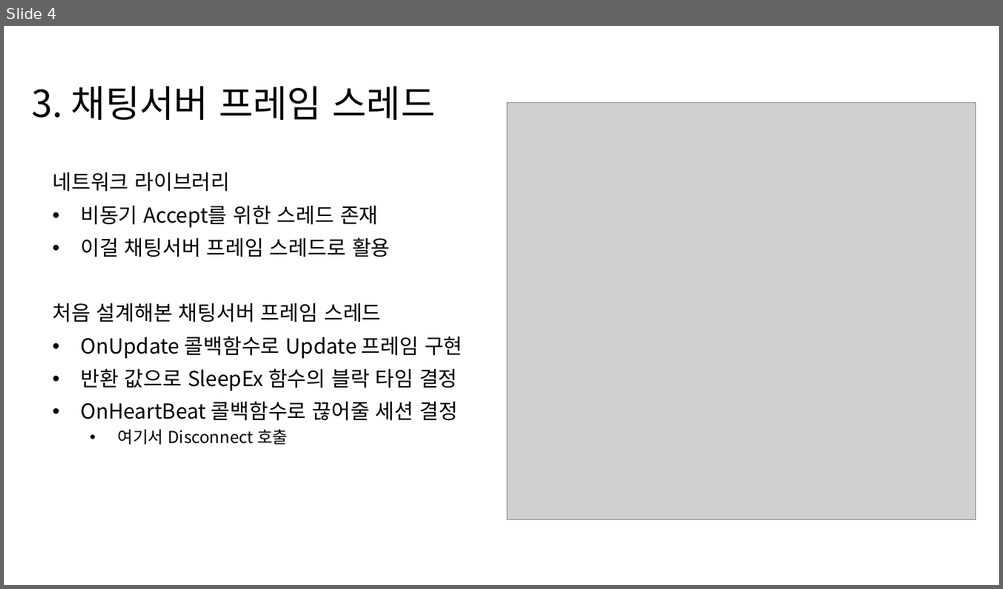
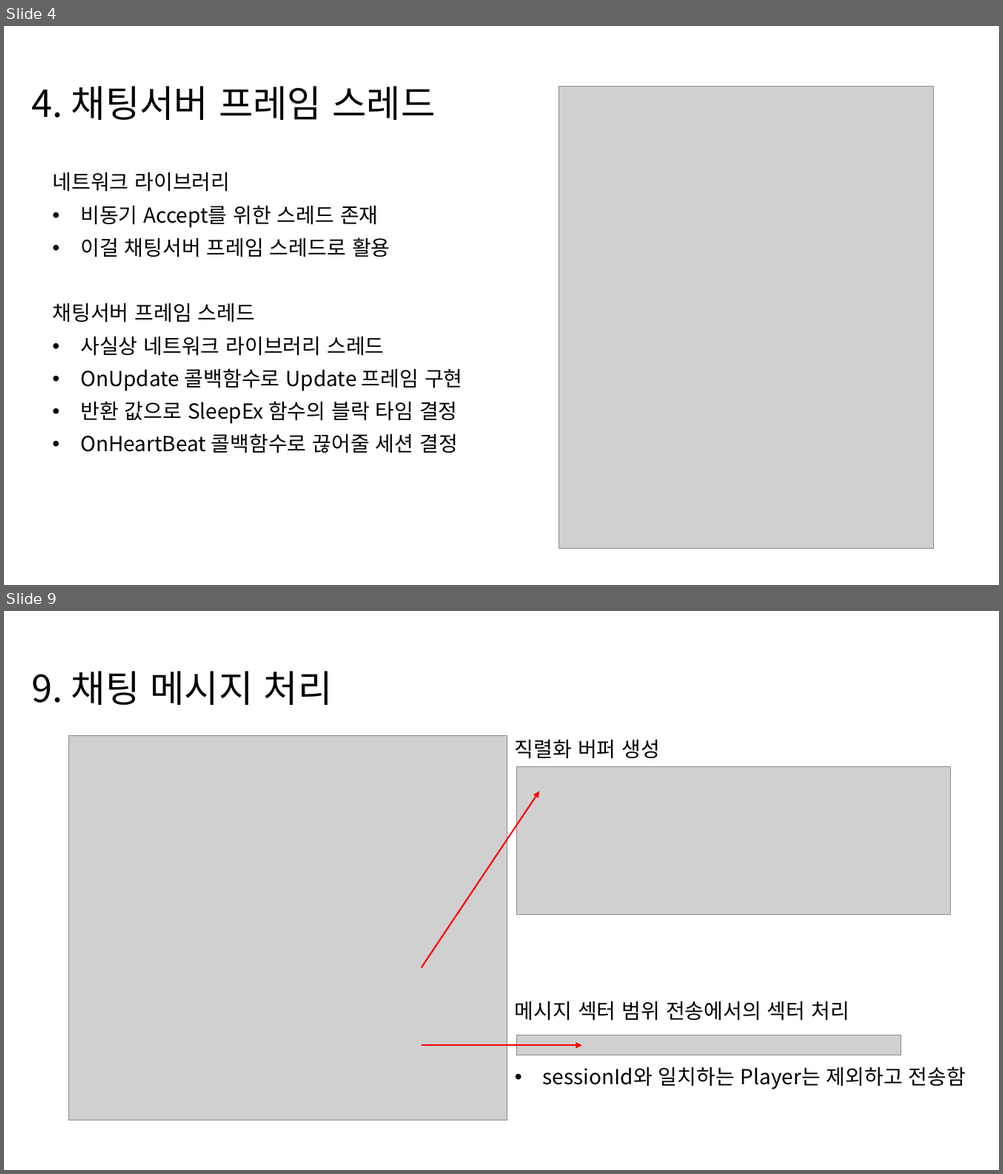
Before and after one commit to MyungHyun-Ahn/Portfolio, a slide deck: 04_IOCP_ChatServer/IOCP_ChatServer/싱글스레드채팅서버_설계.pptx. Shown one above the other, each under a label of ours: slide 4 before the commit, slides 4 and 9 after it; the slides between them are not shown. The pictures are 1003x589 and 1003x1174 pixels, drawn with LibreOffice and Linux fonts; fonts in the diff are those of the drawing; grey boxes stand for pictures. Boxes give left, top, right and bottom in pixels: in the first picture for what was removed or moved away, otherwise in the second. Text is boxed around its words. In the diff, an @@ line names an element or a change of style, - is before the commit and + after.

Commit message:
싱글 채팅 서버

```diff
--- a/04_IOCP_ChatServer/IOCP_ChatServer/싱글스레드채팅서버_설계.pptx
+++ b/04_IOCP_ChatServer/IOCP_ChatServer/싱글스레드채팅서버_설계.pptx
@@ slide 9 added at (x1=4, y1=611, x2=999, y2=1170), background #FFFFFF @@
@@ title added at (x1=31, y1=671, x2=333, y2=705), 36 pt, text #000000 @@
+9. 채팅 메시지 처리
@@ picture added at (x1=69, y1=735, x2=508, y2=1121) @@
@@ subtitle added at (x1=515, y1=739, x2=965, y2=1090), 20 pt, text #000000 @@
+직렬화 버퍼 생성
+메시지 섹터 범위 전송에서의 섹터 처리
+• sessionId와 일치하는 Player는 제외하고 전송함
@@ picture added at (x1=517, y1=767, x2=950, y2=914) @@
@@ arrow added from (421, 968) to (539, 792), #FF0000 1.5 pt @@
@@ arrow added from (421, 1046) to (581, 1046), #FF0000 1.5 pt @@
@@ picture added at (x1=517, y1=1036, x2=901, y2=1056) @@
@@ slide 4 changed as well @@
@@ title at (x1=31, y1=86, x2=435, y2=120): text changed @@
-3. 채팅서버 프레임 스레드
+4. 채팅서버 프레임 스레드
@@ picture resized from (x1=507, y1=103, x2=976, y2=520) to (x1=558, y1=86, x2=933, y2=549) @@
@@ subtitle at (x1=52, y1=303, x2=384, y2=356): text changed @@
-처음 설계해본 채팅서버 프레임 스레드
+채팅서버 프레임 스레드
+• 사실상 네트워크 라이브러리 스레드
@@ subtitle at (x1=118, y1=429, x2=287, y2=445): paragraph removed @@
-  • 여기서 Disconnect 호출
```
Also in this commit, not shown: 4 other slides changed, 4 other slides added, 3 other files.
